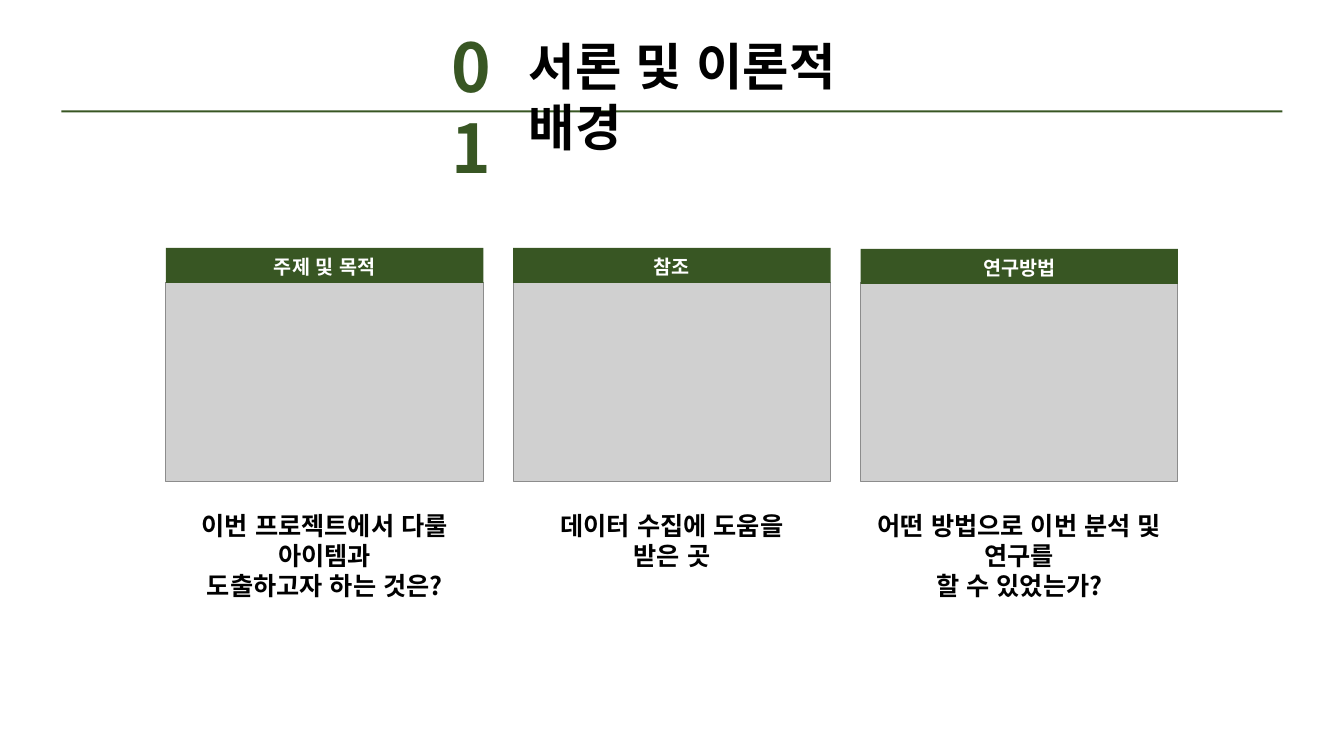
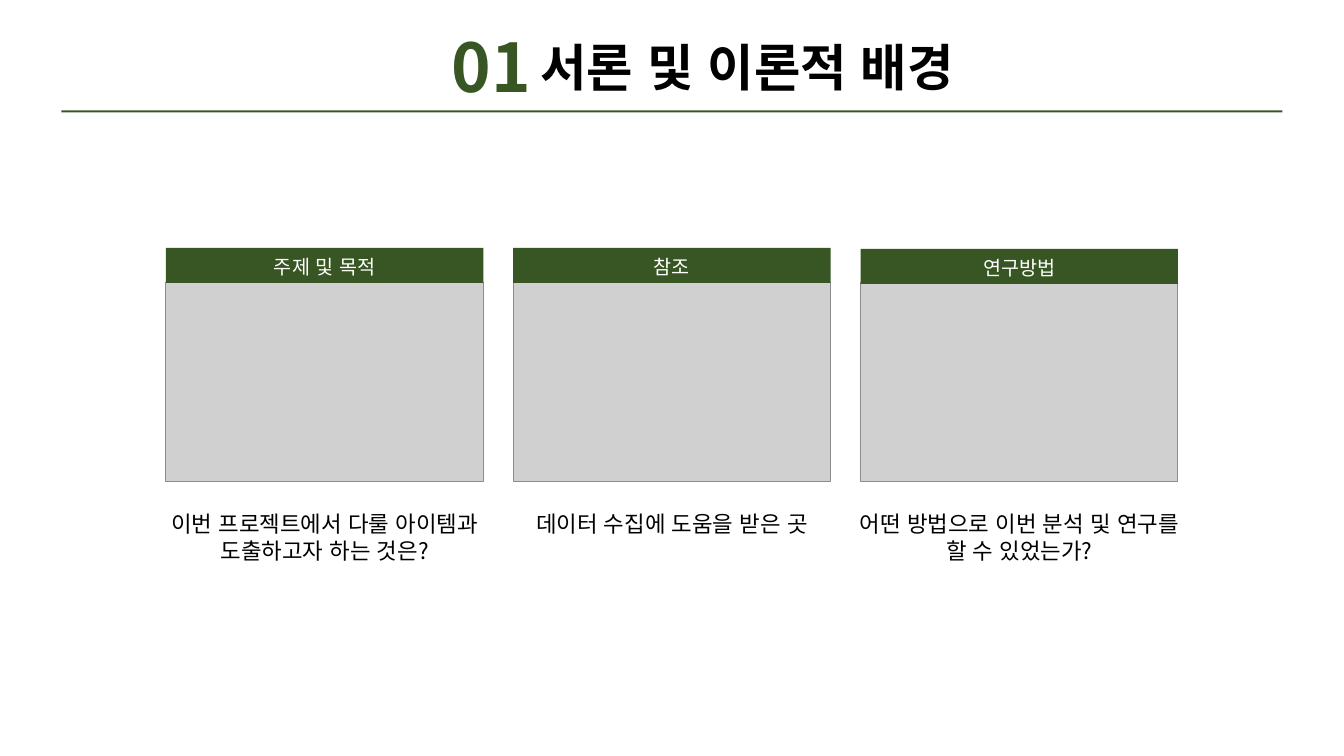
Before and after one commit to Gray116/BigData_Academy_1, a slide deck: slide 4 of 00_Projects/김설웅_개인프로젝트.pptx. Drawn at 1344x756 pixels with LibreOffice and Linux fonts; fonts in the diff are those of the drawing; grey boxes stand for pictures. Boxes give left, top, right and bottom in pixels: in the first picture for what was removed or moved away, otherwise in the second. Text is boxed around its words. In the diff, an @@ line names an element or a change of style, - is before the commit and + after.

```diff
--- a/00_Projects/김설웅_개인프로젝트.pptx
+++ b/00_Projects/김설웅_개인프로젝트.pptx
@@ text "01" rewrapped from bbox=[442, 21, 519, 113] to bbox=[452, 41, 531, 93] @@
@@ text "서론 및 이론적 배경" rewrapped from bbox=[529, 42, 835, 151] to bbox=[540, 43, 954, 91] @@
@@ bold off in 3 elements at bbox=[274, 257, 375, 276], bbox=[654, 257, 690, 276], bbox=[983, 258, 1055, 277] @@
@@ text "이번 프로젝트에서 다룰 아이템과": place and size @@
-text "이번 프로젝트에서 다룰 아이템과" at bbox=[202, 514, 447, 598]
+text "이번 프로젝트에서 다룰 아이템과" at bbox=[171, 513, 478, 561]
@@ text "데이터 수집에 도움을 받은 곳": place and size @@
-text "데이터 수집에 도움을 받은 곳" at bbox=[561, 514, 784, 567]
+text "데이터 수집에 도움을 받은 곳" at bbox=[536, 513, 808, 534]
@@ size 18 to 16 pt, bold off in 3 elements at bbox=[536, 513, 808, 534], bbox=[171, 513, 478, 561], bbox=[860, 513, 1179, 561] @@
@@ text "어떤 방법으로 이번 분석 및 ...": place and size @@
-text "어떤 방법으로 이번 분석 및 ..." at bbox=[878, 514, 1161, 598]
+text "어떤 방법으로 이번 분석 및 ..." at bbox=[860, 513, 1179, 561]
```
Also in this commit, not shown: 21 other slides changed, 1 slide removed, 40 other files.
